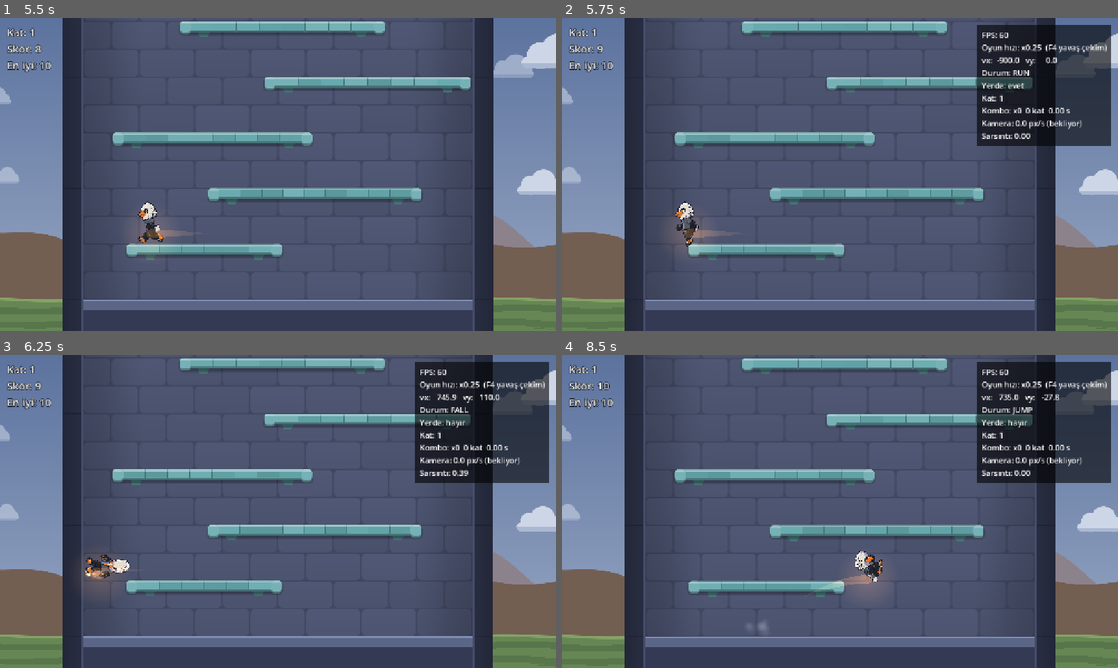
Above: before the commit, frames 1-4 (two rows, left to right).
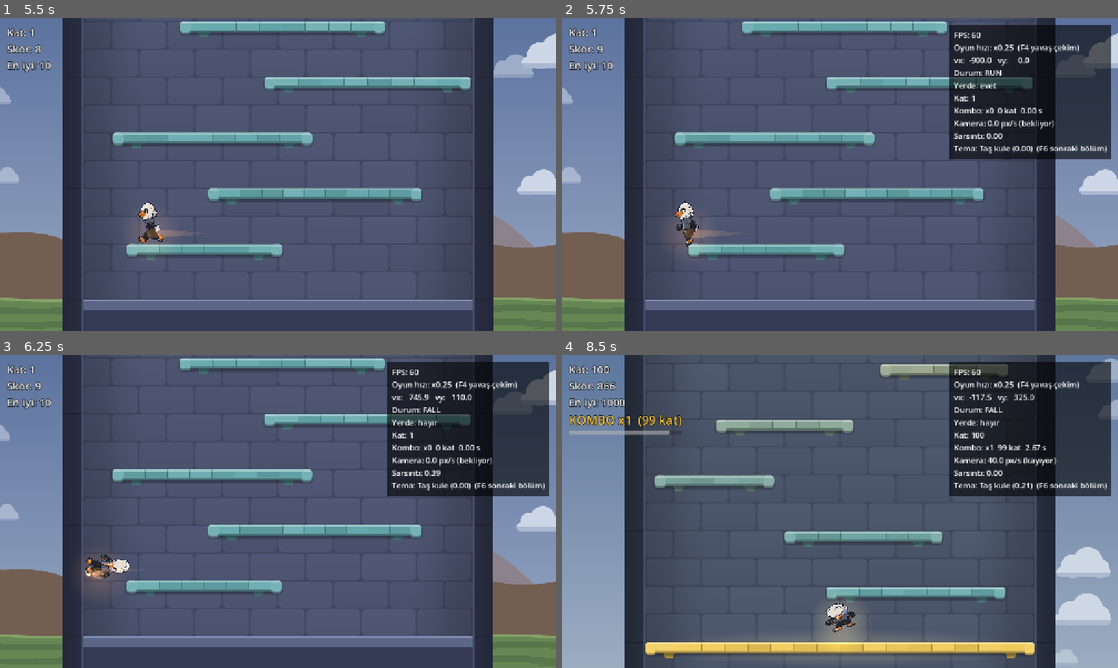
Above: after the commit, the same moments.

Repository: tahapek5454/Tower-Climb
Game: Godot game, scene res://scenes/main.tscn
Two runs of this game, one before a commit and one after it. Both use one fixed random seed, a clock stepped at 60 frames per second and the inputs below.
Inputs (mouse positions are in pixels of both pictures, inside the frame that each line leads up to):
- Up to frame 1 (5.5 s): tap Enter at 0.5 s; move the mouse to (400, 158) at 0.52 s; hold Right (move_right) 0.53-1.25 s; hold Shift 0.53-1.25 s; click (400, 158) at 0.67 s; tap Space (jump) at 0.77, 1.07, 3.77, 4.07 s; drag from (166, 190) to (250, 237) at 1.27 s; move the mouse to (333, 105) at 2.02 s; hold Right (move_right) 2.03-2.75 s; tap Ctrl at 2.1 s; drag from (250, 237) to (111, 127) at 2.77 s; move the mouse to (444, 221) at 3.52 s; hold Left (move_left) 3.53-4.25 s; tap Alt at 3.6 s; tap F4 (debug_slow_motion) at 4.15 s; drag from (111, 127) to (194, 96) at 4.27 s; move the mouse to (305, 174) at 5.02 s; hold Left (move_left) from 5.03 s (still down); hold Shift from 5.03 s (still down); click (305, 174) at 5.17 s
- Up to frame 2 (5.75 s): keep holding Left (move_left); keep holding Shift; tap F3 (toggle_debug) at 5.65 s
- Up to frame 3 (6.25 s): release Left (move_left) at 5.75 s; release Shift at 5.75 s; drag from (194, 433) to (166, 527) at 5.77 s
- Up to frame 4 (8.5 s): move the mouse to (962, 495) at 6.52 s; hold Right (move_right) 6.53-7.25 s; tap Ctrl at 6.6 s; tap Space (jump) at 6.77, 7.07 s; tap F6 (debug_skip_section, bound only after the commit) at 7.15 s; drag from (728, 527) to (812, 574) at 7.27 s; move the mouse to (895, 442) at 8.02 s; hold Left (move_left) from 8.03 s (still down); tap Alt at 8.1 s

Frame 1 is identical in both runs. In frame 2, 4.5% of the frame differs, in the area x 69-99%, y 2-46%; in frame 3, 4.5%; in frame 4, 32%, in the area x 0-100%, y 1-100%.

Commit message:
feat: bölüm temaları ve yumuşak renk geçişi, F6 debug bölüm atlama (Aşama 4, madde 6a)
Co-Authored-By: Claude Opus 5.5 <noreply@anthropic.com>

Diff:
--- a/project.godot
+++ b/project.godot
@@ -79,6 +79,11 @@
 "events": [Object(InputEventKey,"resource_local_to_scene":false,"resource_name":"","device":-1,"window_id":0,"alt_press …(195 unchanged characters)…
 ]
 }
+debug_skip_section={
+"deadzone": 0.5,
+"events": [Object(InputEventKey,"resource_local_to_scene":false,"resource_name":"","device":-1,"window_id":0,"alt_pressed":false,"shift_pressed":false,"ctrl_pressed":false,"meta_pressed":false,"pressed":false,"keycode":0,"physical_keycode":4194337,"key_label":0,"unicode":0,"location":0,"echo":false,"script":null)
+]
+}
 
 [rendering]
 
--- a/scripts/main.gd
+++ b/scripts/main.gd
@@ -7,6 +7,7 @@
 
 var _player: Player
 var _camera: TowerCamera
+var _spawner: PlatformSpawner
 
 
 func _ready() -> void:
@@ -20,9 +21,9 @@
 	tower.name = "Tower"
 	add_child(tower)
 
-	var spawner := PlatformSpawner.new()
-	spawner.name = "Platforms"
-	add_child(spawner)
+	_spawner = PlatformSpawner.new()
+	_spawner.name = "Platforms"
+	add_child(_spawner)
 
 	_player = PLAYER_SCENE.instantiate() as Player
 	_player.position = Vector2.ZERO
@@ -68,6 +69,25 @@
 		GameState.end_game()
 
 
+func _unhandled_input(input_event: InputEvent) -> void:
+	if input_event.is_action_pressed(&"debug_skip_section") and not GameState.is_game_over:
+		_debug_skip_section()
+		get_viewport().set_input_as_handled()
+
+
+## Debug (F6): oyuncuyu bir sonraki bölüm platformuna (tam genişlik, ortada) ışınlar; kamera
+## başlangıçtaki gibi konumlanır. Temaları 100 kat tırmanmadan görmek için. Skor/kombo da atlar.
+func _debug_skip_section() -> void:
+	var interval: int = Tuning.SECTION_FLOOR_INTERVAL
+	var current: int = floori(ThemeRules.floor_value_at(_player.position.y))
+	var target: int = (floori(float(current) / interval) + 1) * interval
+	_spawner.spawn_through_floor(target)
+	var target_y: float = PlatformRules.floor_y(target)
+	_player.position = Vector2(0.0, target_y)
+	_player.velocity = Vector2.ZERO
+	_camera.position.y = target_y + Tuning.GROUND_SCREEN_MARGIN - Tuning.VIEW_HEIGHT * 0.5
+
+
 func _on_player_event(event_name: StringName, data: Dictionary) -> void:
 	if event_name == &"landed":
 		GameState.register_landing(data["floor"])
--- a/scripts/tuning.gd
+++ b/scripts/tuning.gd
@@ -166,6 +166,8 @@
 const PLATFORM_WIDTH_MIN: float = 140.0
 ## Her bu kadar katta bir tam genişlikte bölüm platformu.
 const SECTION_FLOOR_INTERVAL: int = 100
+## Yeni bölümün teması (renkler) bölüm platformundan sonra bu kadar kat boyunca yumuşakça gelir.
+const THEME_TRANSITION_FLOORS: float = 8.0
 ## Platform genişliği bu kata kadar MAX'tan MIN'e doğrusal daralır.
 const PLATFORM_NARROW_FLOORS: int = 300
 ## Her bölüm bu kadar geniş başlar (nefes payı); bölüm boyunca pay erir.
--- a/scripts/ui/debug_overlay.gd
+++ b/scripts/ui/debug_overlay.gd
@@ -54,6 +54,10 @@
 		var scroll: String = "kayıyor" if camera.is_scrolling else "bekliyor"
 		lines.append("Kamera: %.1f px/s (%s)" % [camera.speed, scroll])
 		lines.append("Sarsıntı: %.2f" % camera.shake.trauma)
+		var theme_position: float = ThemeRules.position(
+				ThemeRules.floor_value_at(camera.get_screen_center_position().y))
+		lines.append("Tema: %s (%.2f)  (F6 sonraki bölüm)" % [
+				WorldPalette.theme_name(theme_position), theme_position])
 	return "\n".join(lines)
 
 
--- a/scripts/world/backdrop.gd
+++ b/scripts/world/backdrop.gd
@@ -2,25 +2,21 @@
 extends Node2D
 ## Kule dışı arka plan (gökyüzü, tepeler, bulutlar; assets/shaders/backdrop.gdshader).
 ## Ekranı kaplayan tek dikdörtgen kamerayı takip eder; parallax shader'da hesaplanır.
-## Sahnede en arkada olmalı (main.gd'de ilk eklenir).
+## Sahnede en arkada olmalı (main.gd'de ilk eklenir). Gökyüzü/bulut/dağ renkleri temadan gelir.
 
 const SHADER: Shader = preload("res://assets/shaders/backdrop.gdshader")
 
 var _rect: Polygon2D
+var _material: ShaderMaterial
+var _theme := ThemeTracker.new()
 
 
 func _ready() -> void:
 	var material := ShaderMaterial.new()
 	material.shader = SHADER
-	material.set_shader_parameter(&"sky_top", WorldPalette.SKY_TOP)
-	material.set_shader_parameter(&"sky_bottom", WorldPalette.SKY_BOTTOM)
-	material.set_shader_parameter(&"hill_far_color", WorldPalette.HILL_FAR)
-	material.set_shader_parameter(&"hill_near_color", WorldPalette.HILL_NEAR)
 	material.set_shader_parameter(&"meadow_color", WorldPalette.MEADOW)
 	material.set_shader_parameter(&"meadow_light_color", WorldPalette.MEADOW_LIGHT)
 	material.set_shader_parameter(&"meadow_dark_color", WorldPalette.MEADOW_DARK)
-	material.set_shader_parameter(&"cloud_color", WorldPalette.CLOUD)
-	material.set_shader_parameter(&"cloud_shade_color", WorldPalette.CLOUD_SHADE)
 	material.set_shader_parameter(&"view_height", Tuning.VIEW_HEIGHT)
 	material.set_shader_parameter(&"rest_top", Tuning.GROUND_SCREEN_MARGIN - Tuning.VIEW_HEIGHT)
 	material.set_shader_parameter(&"ground_view_y", Tuning.VIEW_HEIGHT - Tuning.GROUND_SCREEN_MARGIN)
@@ -37,9 +33,23 @@
 	_rect.name = "Sky"
 	_rect.material = material
 	add_child(_rect)
+	_material = material
+	_apply_theme()
 
 
 func _process(_delta: float) -> void:
 	var camera: Camera2D = get_viewport().get_camera_2d()
 	if camera != null:
 		_rect.position = camera.get_screen_center_position()
+		if _theme.update(camera.get_screen_center_position().y):
+			_apply_theme()
+
+
+func _apply_theme() -> void:
+	var colors: Dictionary = _theme.colors
+	_material.set_shader_parameter(&"sky_top", colors[&"sky_top"])
+	_material.set_shader_parameter(&"sky_bottom", colors[&"sky_bottom"])
+	_material.set_shader_parameter(&"hill_far_color", colors[&"hill_far"])
+	_material.set_shader_parameter(&"hill_near_color", colors[&"hill_near"])
+	_material.set_shader_parameter(&"cloud_color", colors[&"cloud"])
+	_material.set_shader_parameter(&"cloud_shade_color", colors[&"cloud_shade"])
--- a/scripts/world/platform.gd
+++ b/scripts/world/platform.gd
@@ -28,9 +28,14 @@
 
 	var visual := PlatformVisual.new()
 	visual.name = "Visual"
-	visual.setup(width, WorldPalette.PLATFORM_SECTION if is_section else WorldPalette.PLATFORM,
-			floor_number)
+	visual.setup(width, WorldPalette.PLATFORM_SECTION if is_section else _theme_color(), floor_number)
 	add_child(visual)
+
+
+## Platformun kendi katındaki tema rengi (geçiş bölgesinde iki tema arası).
+func _theme_color() -> Color:
+	var theme_position: float = ThemeRules.position(float(floor_number))
+	return WorldPalette.colors_at(theme_position)[&"platform"]
 
 
 ## Bölüm platformunun arkasında yumuşak, toplamalı sarı ışık hâlesi.
--- a/scripts/world/platform_spawner.gd
+++ b/scripts/world/platform_spawner.gd
@@ -30,6 +30,13 @@
 	return _platforms.size()
 
 
+## Verilen kata kadar (dahil) platformları hemen üretir (debug: bölüm atlama).
+func spawn_through_floor(floor_number: int) -> void:
+	while _next_floor <= floor_number:
+		_spawn(_next_floor)
+		_next_floor += 1
+
+
 func _spawn_up_to(top_y: float) -> void:
 	while PlatformRules.floor_y(_next_floor) > top_y:
 		_spawn(_next_floor)
--- /dev/null
+++ b/scripts/world/theme_rules.gd
@@ -0,0 +1,29 @@
+class_name ThemeRules
+extends RefCounted
+## Tema (bölüm) kuralları. Saf mantık: sahneye dokunmaz, test edilebilir.
+## Her SECTION_FLOOR_INTERVAL katta bir bölüm başlar (altın bölüm platformu). Yeni bölümün teması
+## bölüm platformundan sonra THEME_TRANSITION_FLOORS kat boyunca yumuşakça gelir.
+##
+## "Tema konumu" sürekli bir sayıdır: tam kısmı geçerli tema (sarmasız), kesirli kısmı bir sonrakine
+## geçiş oranı. Örn. 1.25 = 1. temadan 2. temaya %25 geçilmiş. Renkler WorldPalette.colors_at'te.
+
+
+## Kesirli kat değerinin (ör. kamera merkezinin yüksekliği) tema konumu.
+static func position(floor_value: float) -> float:
+	var interval: float = float(Tuning.SECTION_FLOOR_INTERVAL)
+	var section: float = floorf(maxf(floor_value, 0.0) / interval)
+	if section < 1.0:
+		return 0.0
+	var local: float = floor_value - section * interval
+	var blend: float = smoothstep(0.0, Tuning.THEME_TRANSITION_FLOORS, local)
+	return section - 1.0 + blend
+
+
+## Dünya y'sinin kat değeri (yukarı = -y; kat 0 zemin).
+static func floor_value_at(world_y: float) -> float:
+	return -world_y / Tuning.FLOOR_SPACING
+
+
+## Tema konumunun tam kısmının, count temalık döngüdeki sırası (son temadan sonra başa döner).
+static func theme_index(theme_position: float, count: int) -> int:
+	return posmod(floori(theme_position), count)
--- /dev/null
+++ b/scripts/world/theme_tracker.gd
@@ -0,0 +1,19 @@
+class_name ThemeTracker
+extends RefCounted
+## Kameranın yüksekliğinden geçerli tema renklerini izler. Renkler sadece tema konumu değişince
+## yeniden hesaplanır; kullanan düğüm update() true dönünce shader parametrelerini günceller.
+
+var colors: Dictionary = WorldPalette.colors_at(0.0)
+var theme_position: float = 0.0
+var _initialized: bool = false
+
+
+## Kamera merkezinin dünya y'sine göre günceller; renkler değiştiyse true.
+func update(camera_center_y: float) -> bool:
+	var new_position: float = ThemeRules.position(ThemeRules.floor_value_at(camera_center_y))
+	if _initialized and is_equal_approx(new_position, theme_position):
+		return false
+	_initialized = true
+	theme_position = new_position
+	colors = WorldPalette.colors_at(theme_position)
+	return true
--- a/scripts/world/tower.gd
+++ b/scripts/world/tower.gd
@@ -3,11 +3,15 @@
 ## Kule: sol/sağ duvarlar ve zemin. Dünya orijini: x=0 kule ortası, y=0 zeminin üstü, yukarı = -y.
 ## Duvarlar kamerayı dikeyde takip eder; böylece kule sonsuz görünür.
 ## Desenler shader'da dünya koordinatından hesaplanır: duvar kamerayla kaysa da taşlar yerinde durur.
+## Renkler temadan gelir (ThemeTracker): kamera yükseldikçe bölüm temaları arasında yumuşak geçiş.
 
 const INTERIOR_SHADER: Shader = preload("res://assets/shaders/tower_interior.gdshader")
 const WALL_SHADER: Shader = preload("res://assets/shaders/tower_wall.gdshader")
 
 var _walls: Node2D
+var _interior_material: ShaderMaterial
+var _wall_materials: Array[ShaderMaterial] = []
+var _theme := ThemeTracker.new()
 
 
 func _ready() -> void:
@@ -22,6 +26,7 @@
 	_walls.add_child(_make_wall("RightWall", wall_x, -1.0))
 
 	add_child(_make_ground())
+	_apply_theme()
 
 
 func _physics_process(_delta: float) -> void:
@@ -30,12 +35,27 @@
 		_walls.position.y = camera.get_screen_center_position().y
 
 
+func _process(_delta: float) -> void:
+	var camera: Camera2D = get_viewport().get_camera_2d()
+	if camera != null and _theme.update(camera.get_screen_center_position().y):
+		_apply_theme()
+
+
+## Geçerli tema renklerini arka duvar ve yan duvar shader'larına yazar.
+func _apply_theme() -> void:
+	var colors: Dictionary = _theme.colors
+	_interior_material.set_shader_parameter(&"stone_color", colors[&"interior_stone"])
+	_interior_material.set_shader_parameter(&"joint_color", colors[&"interior_joint"])
+	for material: ShaderMaterial in _wall_materials:
+		material.set_shader_parameter(&"wall_color", colors[&"wall"])
+		material.set_shader_parameter(&"joint_color", colors[&"wall_joint"])
+		material.set_shader_parameter(&"lip_color", colors[&"wall_lip"])
+
+
 ## Arka duvar: taş deseni shader ile çizilir.
 func _make_interior() -> Polygon2D:
 	var material := ShaderMaterial.new()
 	material.shader = INTERIOR_SHADER
-	material.set_shader_parameter(&"stone_color", WorldPalette.INTERIOR_STONE)
-	material.set_shader_parameter(&"joint_color", WorldPalette.INTERIOR_JOINT)
 	material.set_shader_parameter(&"block_size", Tuning.INTERIOR_BLOCK_SIZE)
 	material.set_shader_parameter(&"corner_radius", Tuning.INTERIOR_BLOCK_CORNER_RADIUS)
 	material.set_shader_parameter(&"joint_width", Tuning.INTERIOR_JOINT_WIDTH)
@@ -52,6 +72,7 @@
 	var interior: Polygon2D = make_rect_visual(interior_size, Color.WHITE)
 	interior.name = "Interior"
 	interior.material = material
+	_interior_material = material
 	return interior
 
 
@@ -60,9 +81,6 @@
 func _make_wall(wall_name: String, center_x: float, inner_sign: float) -> StaticBody2D:
 	var material := ShaderMaterial.new()
 	material.shader = WALL_SHADER
-	material.set_shader_parameter(&"wall_color", WorldPalette.WALL)
-	material.set_shader_parameter(&"joint_color", WorldPalette.WALL_JOINT)
-	material.set_shader_parameter(&"lip_color", WorldPalette.WALL_LIP)
 	material.set_shader_parameter(&"center_x", center_x)
 	material.set_shader_parameter(&"thickness", Tuning.WALL_THICKNESS)
 	material.set_shader_parameter(&"inner_sign", inner_sign)
@@ -75,6 +93,7 @@
 	var body: StaticBody2D = _make_body(wall_name, Vector2(center_x, 0.0), size)
 	var visual: Polygon2D = make_rect_visual(size, Color.WHITE)
 	visual.material = material
+	_wall_materials.append(material)
 	body.add_child(visual)
 	return body
 
--- a/scripts/world/world_palette.gd
+++ b/scripts/world/world_palette.gd
@@ -2,32 +2,95 @@
 extends RefCounted
 ## Dünyanın renkleri tek yerde. İlke: orta parlaklık, düşük doygunluk; saf siyah, saf beyaz ve
 ## doygun turuncu dünyada kullanılmaz (karakter siyah-beyaz-turuncu, zeminde kaybolmamalı).
-## Şimdilik tek tema ("taş kule"); tema sistemi gelince (her 100 kat) temalar buradan okunacak.
+## Turuncu/altın ailesi dünyada sadece ödül anlamı taşır (bölüm platformu).
+##
+## Temalar: her bölümün (100 kat) renkleri; son temadan sonra başa dönülür. Geçişler ThemeRules'ta.
+## Anahtarlar: interior_stone/joint (arka duvar taşı ve derzi), wall/wall_joint/wall_lip (yan duvar
+## sütunu, derzi, iç kenar pervazı), platform (gövde; üst şerit ve alt kenar bundan türetilir),
+## sky_top/bottom, hill_far/near (dağlar; sadece ilk katlarda görünür), cloud/cloud_shade.
 
-## Kule içi arka duvar: taş ve derz.
-const INTERIOR_STONE := Color(0.30, 0.33, 0.44)
-const INTERIOR_JOINT := Color(0.255, 0.28, 0.38)
-## Yan duvarlar: sütun gövdesi, yatay derz ve kule içine bakan kenardaki açık pervaz.
-const WALL := Color(0.16, 0.18, 0.26)
-const WALL_JOINT := Color(0.12, 0.135, 0.20)
-const WALL_LIP := Color(0.27, 0.30, 0.42)
-## Kule dışı: gökyüzü (üst/alt), uzak ve yakın dağ siluetleri, bulut ve gölgeli alt kısmı, çimenli ova.
-## Gökyüzü kule içinden açık: kule çerçeve gibi okunur. Dağlar toprak/kahve tonlarında; uzaktaki
-## atmosferle gökyüzüne doğru soluklaşır. Kahveler düşük doygunlukta (karakterin turuncusuyla yarışmasın).
-const SKY_TOP := Color(0.36, 0.45, 0.62)
-const SKY_BOTTOM := Color(0.60, 0.66, 0.77)
-const HILL_FAR := Color(0.55, 0.51, 0.55)
-const HILL_NEAR := Color(0.45, 0.37, 0.32)
-const CLOUD := Color(0.80, 0.84, 0.90)
-const CLOUD_SHADE := Color(0.67, 0.72, 0.82)
+const THEME_NAMES: PackedStringArray = ["Taş kule", "Yosunlu", "Alacakaranlık", "Buz", "Gece"]
+
+## Bölüm platformu (her 100 kat): altın sarısı, temadan bağımsız.
+const PLATFORM_SECTION := Color(0.95, 0.80, 0.35)
+## Kulenin dibi (sadece başlangıçta görünür; temadan bağımsız): çimenli ova ve zemin.
 const MEADOW := Color(0.40, 0.53, 0.33)
 const MEADOW_LIGHT := Color(0.52, 0.64, 0.40)
 const MEADOW_DARK := Color(0.30, 0.42, 0.27)
-## Platformlar: gövde rengi (üst şerit ve alt kenar bundan türetilir). Bölüm platformu (her 100 kat)
-## altın sarısı: turuncu/altın ailesi dünyada sadece ödül anlamı taşır.
-const PLATFORM := Color(0.40, 0.66, 0.68)
-const PLATFORM_SECTION := Color(0.95, 0.80, 0.35)
-## Zemin: üst levha, üstündeki açık şerit ve altındaki dolu taban.
 const GROUND := Color(0.36, 0.40, 0.53)
 const GROUND_TOP := Color(0.50, 0.55, 0.70)
 const GROUND_BASE := Color(0.21, 0.23, 0.33)
+
+static var _themes: Array[Dictionary] = [
+	# 0 — Taş kule: gri-mavi arduvaz taş, soluk turkuaz platform, mavi gökyüzü, kahve dağlar.
+	{
+		&"interior_stone": Color(0.30, 0.33, 0.44), &"interior_joint": Color(0.255, 0.28, 0.38),
+		&"wall": Color(0.16, 0.18, 0.26), &"wall_joint": Color(0.12, 0.135, 0.20),
+		&"wall_lip": Color(0.27, 0.30, 0.42),
+		&"platform": Color(0.40, 0.66, 0.68),
+		&"sky_top": Color(0.36, 0.45, 0.62), &"sky_bottom": Color(0.60, 0.66, 0.77),
+		&"hill_far": Color(0.55, 0.51, 0.55), &"hill_near": Color(0.45, 0.37, 0.32),
+		&"cloud": Color(0.80, 0.84, 0.90), &"cloud_shade": Color(0.67, 0.72, 0.82),
+	},
+	# 1 — Yosunlu: adaçayı-yeşil taş, koyu çam duvar, soluk kum platform, yeşilimsi açık gökyüzü.
+	{
+		&"interior_stone": Color(0.29, 0.37, 0.35), &"interior_joint": Color(0.24, 0.31, 0.29),
+		&"wall": Color(0.14, 0.20, 0.18), &"wall_joint": Color(0.10, 0.15, 0.135),
+		&"wall_lip": Color(0.25, 0.34, 0.31),
+		&"platform": Color(0.66, 0.62, 0.48),
+		&"sky_top": Color(0.38, 0.52, 0.60), &"sky_bottom": Color(0.66, 0.74, 0.72),
+		&"hill_far": Color(0.50, 0.54, 0.50), &"hill_near": Color(0.38, 0.40, 0.30),
+		&"cloud": Color(0.84, 0.88, 0.86), &"cloud_shade": Color(0.70, 0.77, 0.76),
+	},
+	# 2 — Alacakaranlık: mürdüm/gül kurusu taş, koyu erik duvar, soluk lila platform, şeftali ufuk.
+	{
+		&"interior_stone": Color(0.40, 0.31, 0.38), &"interior_joint": Color(0.33, 0.25, 0.31),
+		&"wall": Color(0.21, 0.14, 0.20), &"wall_joint": Color(0.16, 0.10, 0.15),
+		&"wall_lip": Color(0.37, 0.26, 0.34),
+		&"platform": Color(0.64, 0.57, 0.76),
+		&"sky_top": Color(0.30, 0.28, 0.48), &"sky_bottom": Color(0.78, 0.60, 0.58),
+		&"hill_far": Color(0.52, 0.42, 0.50), &"hill_near": Color(0.38, 0.28, 0.32),
+		&"cloud": Color(0.84, 0.72, 0.72), &"cloud_shade": Color(0.64, 0.53, 0.61),
+	},
+	# 3 — Buz: soluk çelik mavisi taş, koyu petrol duvar, buz mavisi platform, açık soğuk gökyüzü.
+	{
+		&"interior_stone": Color(0.39, 0.47, 0.54), &"interior_joint": Color(0.32, 0.39, 0.46),
+		&"wall": Color(0.15, 0.23, 0.29), &"wall_joint": Color(0.11, 0.17, 0.22),
+		&"wall_lip": Color(0.31, 0.41, 0.49),
+		&"platform": Color(0.64, 0.80, 0.88),
+		&"sky_top": Color(0.50, 0.62, 0.74), &"sky_bottom": Color(0.78, 0.85, 0.90),
+		&"hill_far": Color(0.62, 0.68, 0.76), &"hill_near": Color(0.48, 0.54, 0.62),
+		&"cloud": Color(0.86, 0.90, 0.94), &"cloud_shade": Color(0.72, 0.80, 0.87),
+	},
+	# 4 — Gece: lacivert-mor taş (siyaha inmeden), koyu indigo duvar, soluk mor platform, gece gökyüzü.
+	{
+		&"interior_stone": Color(0.28, 0.28, 0.44), &"interior_joint": Color(0.22, 0.22, 0.37),
+		&"wall": Color(0.12, 0.11, 0.22), &"wall_joint": Color(0.085, 0.075, 0.16),
+		&"wall_lip": Color(0.25, 0.24, 0.42),
+		&"platform": Color(0.58, 0.52, 0.80),
+		&"sky_top": Color(0.09, 0.10, 0.22), &"sky_bottom": Color(0.22, 0.22, 0.40),
+		&"hill_far": Color(0.20, 0.20, 0.32), &"hill_near": Color(0.15, 0.14, 0.24),
+		&"cloud": Color(0.32, 0.33, 0.50), &"cloud_shade": Color(0.24, 0.25, 0.40),
+	},
+]
+
+
+static func theme_count() -> int:
+	return _themes.size()
+
+
+## Tema konumundaki renkler (ThemeRules.position): iki komşu tema arasında doğrusal karışım.
+static func colors_at(theme_position: float) -> Dictionary:
+	var count: int = theme_count()
+	var from: Dictionary = _themes[ThemeRules.theme_index(theme_position, count)]
+	var to: Dictionary = _themes[ThemeRules.theme_index(theme_position + 1.0, count)]
+	var weight: float = theme_position - floorf(theme_position)
+	var colors: Dictionary = {}
+	for key: StringName in from:
+		colors[key] = (from[key] as Color).lerp(to[key], weight)
+	return colors
+
+
+## Tema konumundaki temanın adı (debug).
+static func theme_name(theme_position: float) -> String:
+	return THEME_NAMES[ThemeRules.theme_index(theme_position, theme_count())]
--- /dev/null
+++ b/tests/test_theme_rules.gd
@@ -0,0 +1,73 @@
+extends GutTest
+## ThemeRules ve WorldPalette.colors_at testleri. Beklentiler Tuning'den türetilir.
+
+const EPSILON: float = 0.001
+
+
+func test_first_section_is_theme_zero() -> void:
+	assert_eq(ThemeRules.position(0.0), 0.0)
+	assert_eq(ThemeRules.position(float(Tuning.SECTION_FLOOR_INTERVAL) - 0.5), 0.0)
+
+
+func test_transition_starts_at_section_floor_and_completes() -> void:
+	var interval: float = float(Tuning.SECTION_FLOOR_INTERVAL)
+	var transition: float = Tuning.THEME_TRANSITION_FLOORS
+	assert_almost_eq(ThemeRules.position(interval), 0.0, EPSILON, "bölüm platformunda geçiş başlar")
+	var middle: float = ThemeRules.position(interval + transition * 0.5)
+	assert_true(middle > 0.0 and middle < 1.0, "geçişin ortasında iki tema arası")
+	assert_almost_eq(ThemeRules.position(interval + transition), 1.0, EPSILON)
+	assert_almost_eq(ThemeRules.position(interval * 2.0 - 0.5), 1.0, EPSILON)
+	assert_almost_eq(ThemeRules.position(interval * 3.0 + transition), 3.0, EPSILON)
+
+
+func test_position_is_continuous_and_never_decreases() -> void:
+	var prev: float = -1.0
+	var step: float = 0.05
+	var value: float = 0.0
+	var end: float = Tuning.SECTION_FLOOR_INTERVAL * 6.0
+	while value < end:
+		var current: float = ThemeRules.position(value)
+		assert_true(current >= prev - EPSILON, "kat %.2f'de tema geri gitti" % value)
+		assert_true(current - prev <= 0.1 or prev < 0.0, "kat %.2f'de tema sıçradı" % value)
+		prev = current
+		value += step
+
+
+func test_theme_index_wraps_after_last_theme() -> void:
+	var count: int = WorldPalette.theme_count()
+	assert_eq(ThemeRules.theme_index(0.0, count), 0)
+	assert_eq(ThemeRules.theme_index(float(count - 1) + 0.5, count), count - 1)
+	assert_eq(ThemeRules.theme_index(float(count), count), 0)
+	assert_eq(ThemeRules.theme_index(float(count) + 1.2, count), 1)
+
+
+func test_floor_value_matches_floor_spacing() -> void:
+	assert_almost_eq(ThemeRules.floor_value_at(PlatformRules.floor_y(37)), 37.0, EPSILON)
+
+
+func test_colors_blend_between_neighbour_themes() -> void:
+	var start: Dictionary = WorldPalette.colors_at(0.0)
+	var next: Dictionary = WorldPalette.colors_at(1.0)
+	var half: Dictionary = WorldPalette.colors_at(0.5)
+	for key: StringName in start:
+		var expected: Color = (start[key] as Color).lerp(next[key], 0.5)
+		assert_almost_eq((half[key] as Color).r, expected.r, EPSILON, "%s yarı geçiş" % key)
+		assert_almost_eq((half[key] as Color).b, expected.b, EPSILON, "%s yarı geçiş" % key)
+
+
+func test_all_themes_have_same_keys() -> void:
+	var keys: Array = WorldPalette.colors_at(0.0).keys()
+	for i in WorldPalette.theme_count():
+		var colors: Dictionary = WorldPalette.colors_at(float(i))
+		assert_eq(colors.size(), keys.size(), "tema %d anahtar sayısı" % i)
+		for key in keys:
+			assert_true(colors.has(key), "tema %d'de %s yok" % [i, key])
+
+
+func test_world_colors_avoid_pure_black_and_white() -> void:
+	# Palet ilkesi: karakter siyah-beyaz; dünya renkleri uç değerlere gitmesin.
+	for i in WorldPalette.theme_count():
+		var colors: Dictionary = WorldPalette.colors_at(float(i))
+		for key: StringName in colors:
+			var luminance: float = (colors[key] as Color).get_luminance()
+			assert_true(luminance > 0.05 and luminance < 0.92, "tema %d %s çok uç: %.2f" % [i, key, luminance])
Not shown, added: scripts/world/theme_rules.gd.uid
Not shown, added: scripts/world/theme_tracker.gd.uid
Not shown, added: tests/test_theme_rules.gd.uid
Not shown, changed: docs/GAME_DESIGN.md
Not shown, changed: docs/PROGRESS.md
